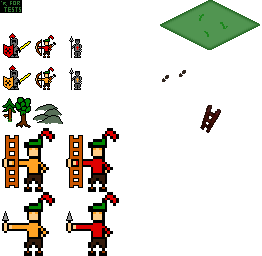
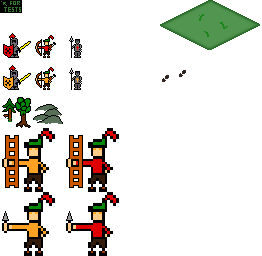
Revision of a layered 262 x 256 image; what changed, layer by layer:
removed layer "ladder" over [200, 105, 221, 133]
